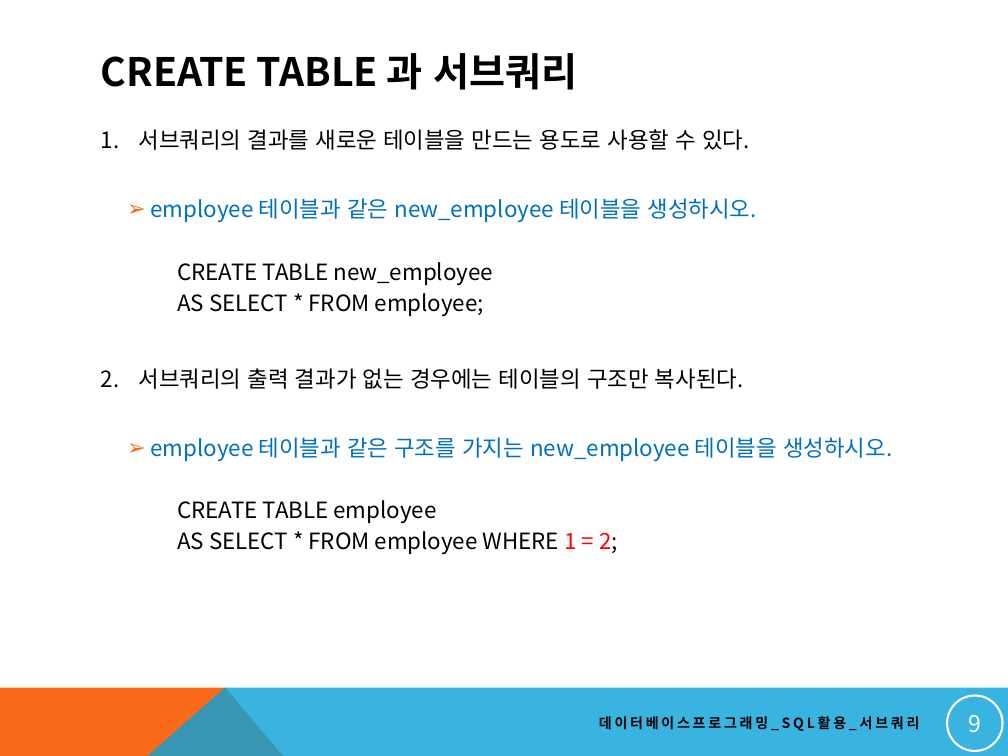
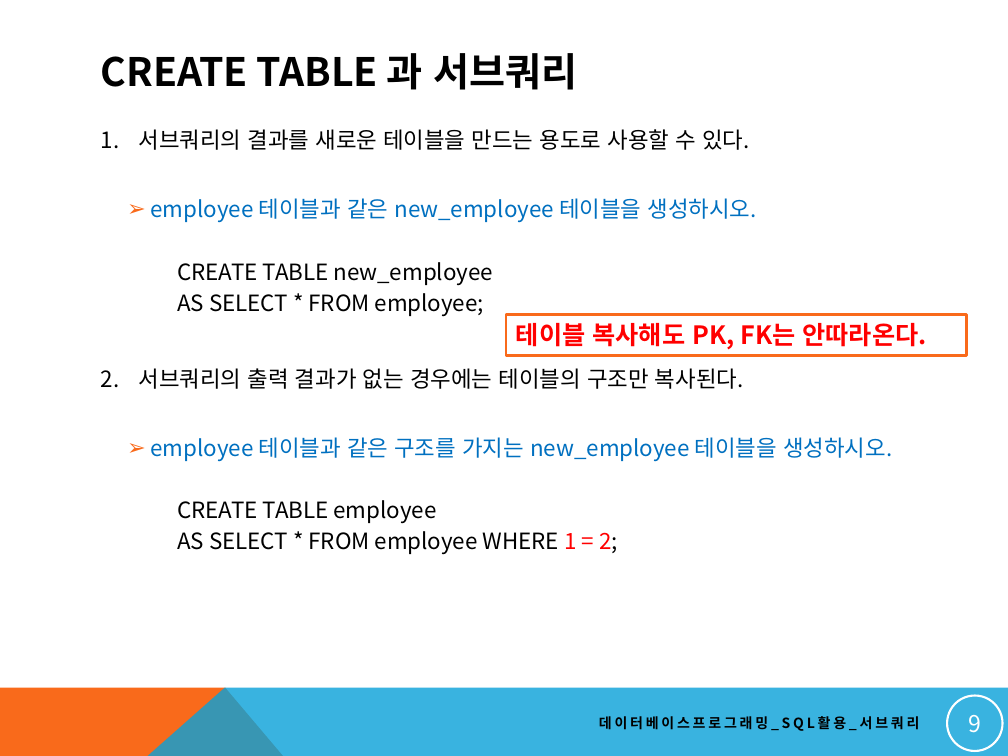
Before and after one commit to soeun1365/dbstudy, a slide deck: slide 9 of NEW_DBMS교안/17. 고급 SQL 작성하기_서브쿼리.pptx. Drawn at 1008x756 pixels with LibreOffice and Linux fonts; fonts in the diff are those of the drawing. Boxes give left, top, right and bottom in pixels: in the first picture for what was removed or moved away, otherwise in the second. Text is boxed around its words. In the diff, an @@ line names an element or a change of style, - is before the commit and + after.

```diff
--- a/NEW_DBMS교안/17. 고급 SQL 작성하기_서브쿼리.pptx
+++ b/NEW_DBMS교안/17. 고급 SQL 작성하기_서브쿼리.pptx
@@ rectangle added at bbox=[506, 314, 967, 355], fill #FFFFFF, outline #F96A1B 2 pt, 18 pt, text #FF0000, bold @@
+테이블 복사해도 PK, FK는 안따라온다.
```
Also in this commit, not shown: 2 other files.
